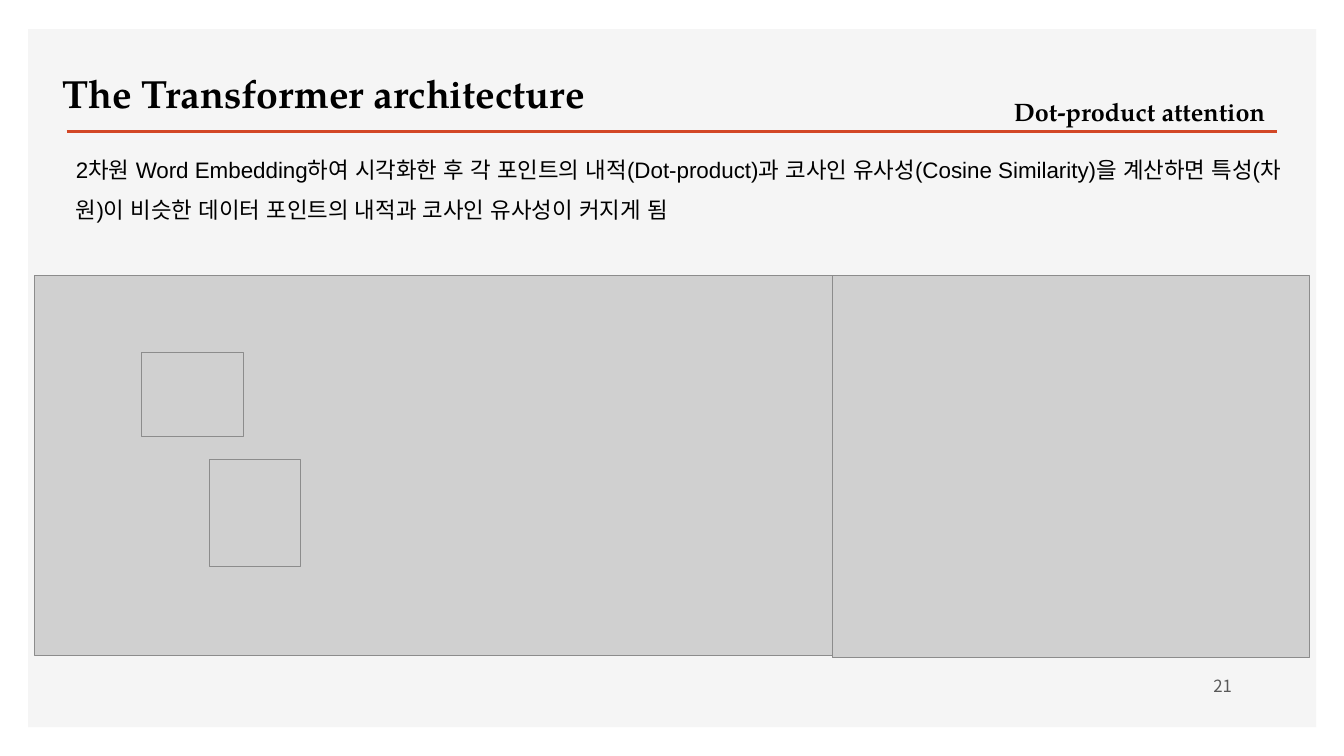
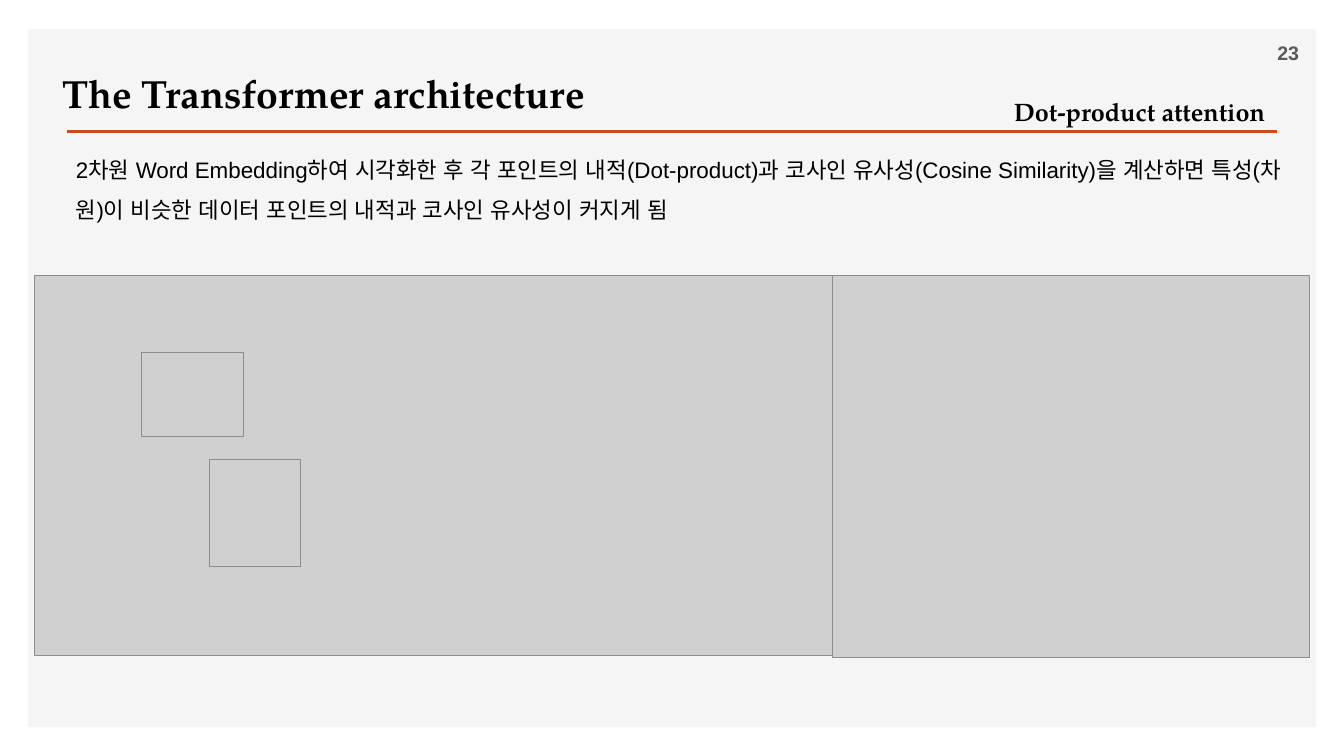
Before and after one commit to ancestor9/2026_Fall_Deep-Learning-with-Python, a slide deck: slide 23 of Chapter 15 Language models and the Transformer.pptx (slide 21 before the commit). Drawn at 1344x756 pixels with LibreOffice and Linux fonts; fonts in the diff are those of the drawing; grey boxes stand for pictures; background and template pictures are left out. Boxes give left, top, right and bottom in pixels: in the first picture for what was removed or moved away, otherwise in the second. Text is boxed around its words. In the diff, an @@ line names an element or a change of style, - is before the commit and + after.

```diff
--- a/Chapter 15 Language models and the Transformer.pptx
+++ b/Chapter 15 Language models and the Transformer.pptx
@@ page number added at (1277,46,1299,60), 14 pt, text #595959, bold @@
+23
@@ page number removed at (1213,679,1232,692) @@
-21
```
Also in this commit, not shown: 14 other slides changed, 2 slides added, 2 slides removed.
